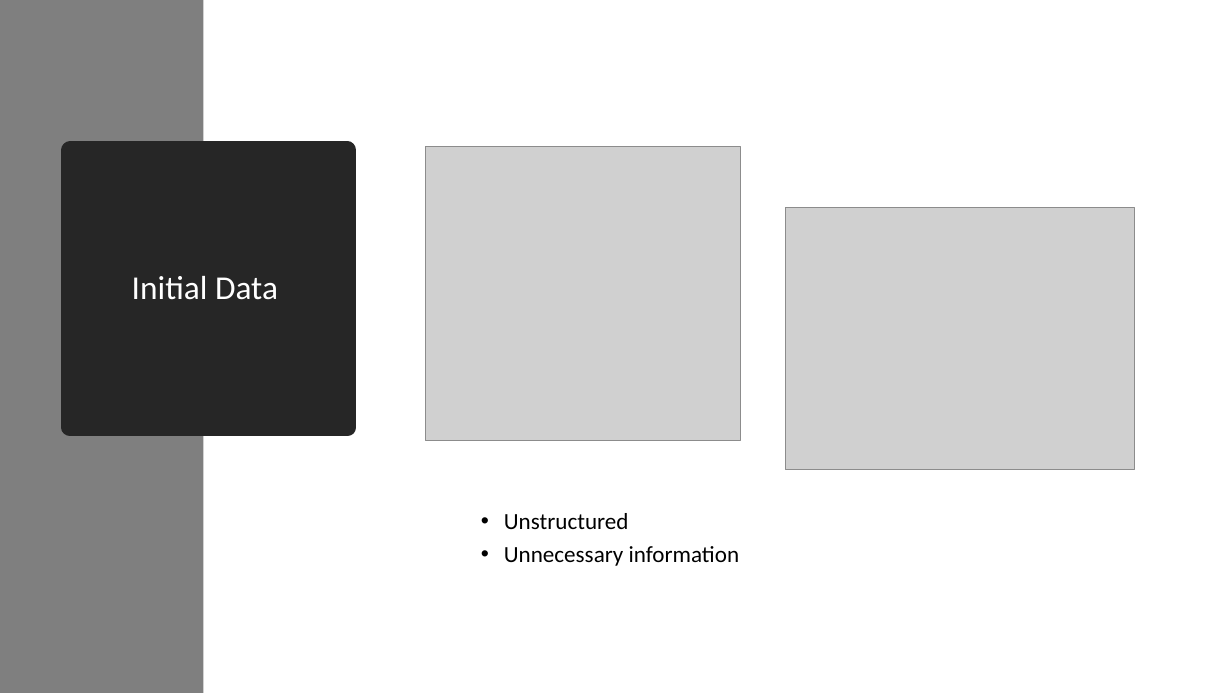
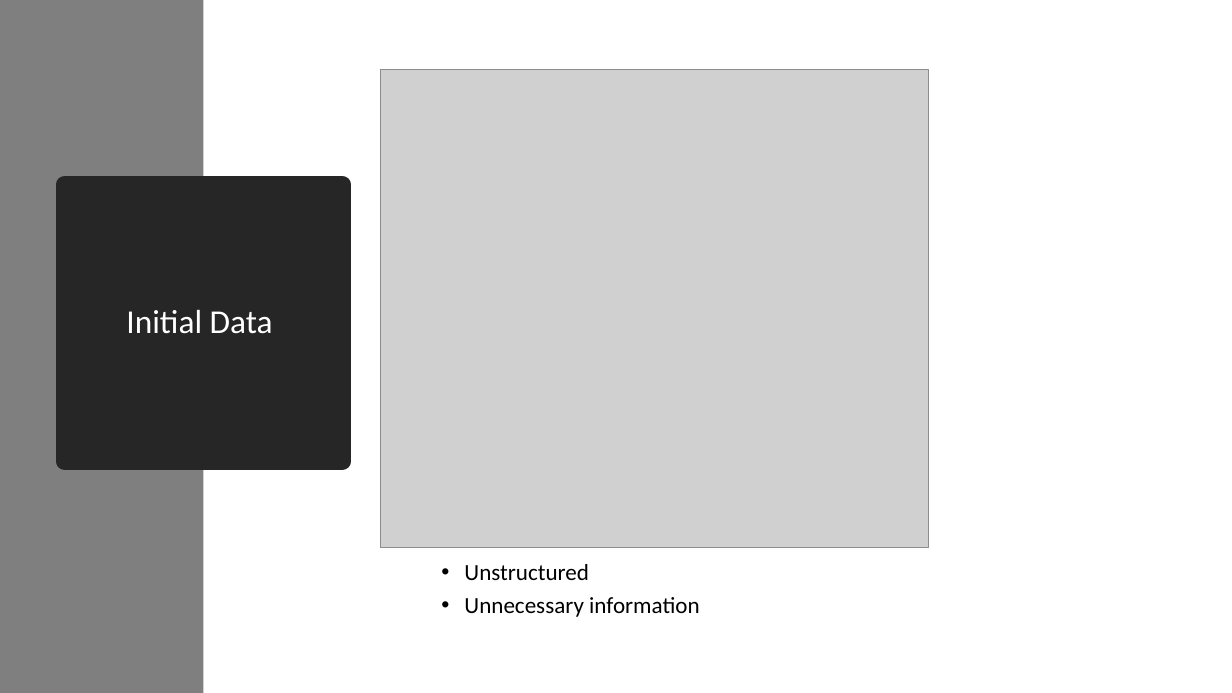
Before and after one commit to prasoons/ProjectDW, a slide deck: slide 5 of Project Presentation - Prasoon Sharma.pptx. Drawn at 1232x693 pixels with LibreOffice and Linux fonts; fonts in the diff are those of the drawing; grey boxes stand for pictures. Boxes give left, top, right and bottom in pixels: in the first picture for what was removed or moved away, otherwise in the second. Text is boxed around its words. In the diff, an @@ line names an element or a change of style, - is before the commit and + after.

```diff
--- a/Project Presentation - Prasoon Sharma.pptx
+++ b/Project Presentation - Prasoon Sharma.pptx
@@ picture added at box(380, 69, 928, 547) @@
@@ picture removed at box(425, 147, 740, 441) @@
@@ title "Initial Data": place and size @@
-title "Initial Data" at box(70, 151, 348, 428)
+title "Initial Data" at box(65, 185, 342, 462)
@@ picture removed at box(786, 208, 1135, 470) @@
@@ text "Unstructured": place and size @@
-text "Unstructured" at box(504, 513, 739, 566)
+text "Unstructured" at box(464, 564, 699, 617)
```
Also in this commit, not shown: 3 other slides changed, 2 slides added.
